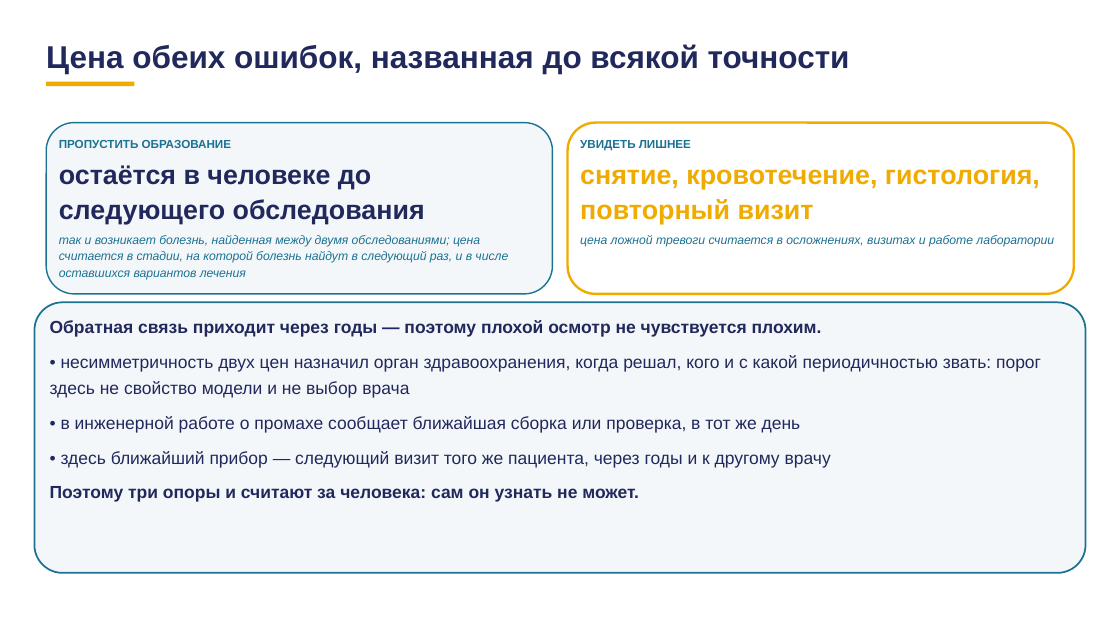
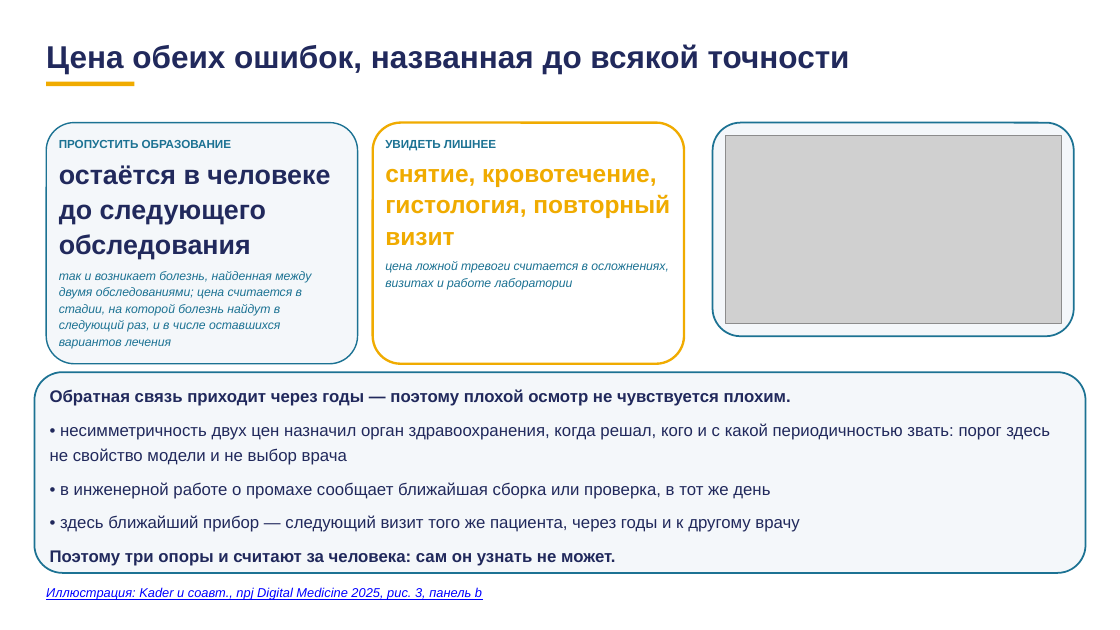
Before and after one commit to tellina-study/AI-usage-lessons, a slide deck: slide 102 of library/lectures/lec-07/rework/deck/lec-07-karkas.pptx. Drawn at 1120x630 pixels with LibreOffice and Linux fonts; fonts in the diff are those of the drawing; grey boxes stand for pictures. Boxes give left, top, right and bottom in pixels: in the first picture for what was removed or moved away, otherwise in the second. Text is boxed around its words. In the diff, an @@ line names an element or a change of style, - is before the commit and + after.

```diff
--- a/library/lectures/lec-07/rework/deck/lec-07-karkas.pptx
+++ b/library/lectures/lec-07/rework/deck/lec-07-karkas.pptx
@@ rounded rectangle at [46, 123, 358, 364]: proportions changed @@
@@ rounded rectangle: place and size @@
-rounded rectangle at [46, 123, 553, 294]
+rounded rectangle at [46, 123, 358, 364]
@@ rounded rectangle added at [373, 123, 685, 364], fill #FFFFFF, outline #F0AB00 2 pt @@
@@ text "УВИДЕТЬ ЛИШНЕЕ": place and size @@
-text "УВИДЕТЬ ЛИШНЕЕ" at [580, 140, 691, 151]
+text "УВИДЕТЬ ЛИШНЕЕ" at [385, 140, 496, 151]
@@ rounded rectangle: place and size @@
-rounded rectangle at [568, 123, 1075, 294]
+rounded rectangle at [712, 123, 1074, 336]
@@ rounded rectangle at [712, 123, 1074, 336]: fill #FFFFFF to #F4F7FA; outline #F0AB00 2 pt to #1C7293 1.5 pt; proportions changed @@
@@ picture added at [725, 135, 1061, 323] @@
@@ text "остаётся в человеке до следующего ..." rewrapped from [59, 165, 425, 224] to [59, 165, 330, 259] @@
@@ text "снятие, кровотечение, гистология, повторный визит": place and size @@
-text "снятие, кровотечение, гистология, повторный визит" at [580, 169, 1040, 224]
+text "снятие, кровотечение, гистология, повторный визит" at [385, 168, 670, 246]
@@ text "снятие, кровотечение, гистология, повторный визит" at [385, 168, 670, 246]: size 23 to 21 pt @@
@@ text "так и возникает болезнь, найденная ..." rewrapped from [59, 235, 508, 280] to [59, 271, 311, 349] @@
@@ text "цена ложной тревоги считается в ..." rewrapped from [580, 235, 1054, 247] to [385, 261, 668, 290] @@
@@ rounded rectangle: place and size @@
-rounded rectangle at [34, 302, 1086, 573]
+rounded rectangle at [34, 372, 1086, 573]
@@ rounded rectangle at [34, 372, 1086, 573]: proportions changed @@
@@ text "Обратная связь приходит через годы ...": place and size @@
-text "Обратная связь приходит через годы ..." at [50, 320, 1041, 502]
+text "Обратная связь приходит через годы ..." at [50, 389, 1050, 566]
@@ text "Обратная связь приходит через годы ..." at [50, 389, 1050, 566]: size 15 to 14.4 pt @@
@@ text added at [46, 587, 482, 600], 11 pt, text #0000FF, italic, underline @@
+Иллюстрация: Kader и соавт., npj Digital Medicine 2025, рис. 3, панель b
```
Also in this commit, not shown: 12 other slides changed, 25 other files.
